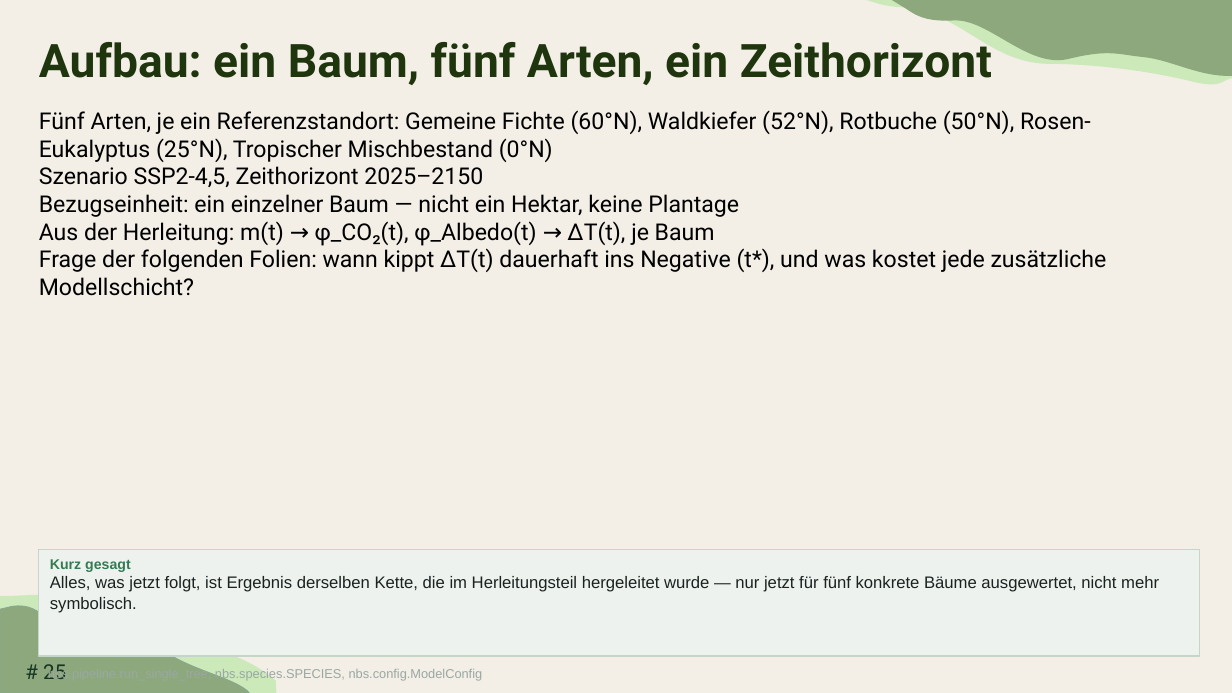
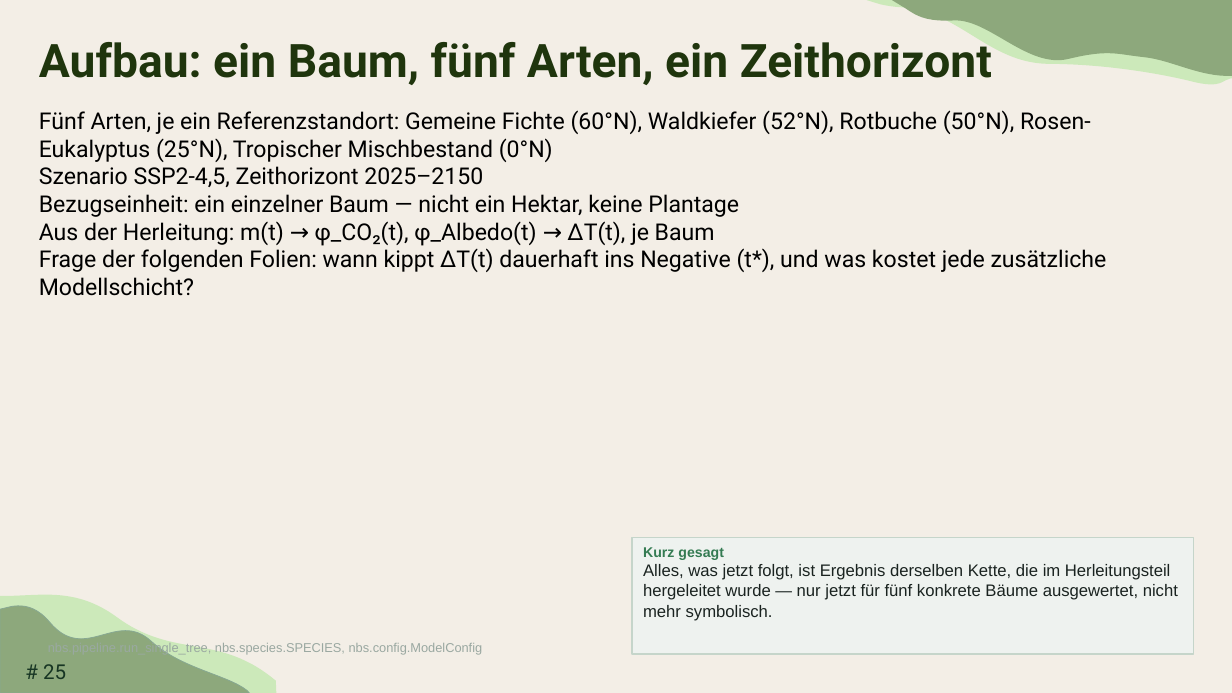
Before and after one commit to TimoDiepers/woodway, a slide deck: slide 25 of docs/slides/dissvortrag.pptx. Drawn at 1232x693 pixels with LibreOffice and Linux fonts; fonts in the diff are those of the drawing. Boxes give left, top, right and bottom in pixels: in the first picture for what was removed or moved away, otherwise in the second. Text is boxed around its words. In the diff, an @@ line names an element or a change of style, - is before the commit and + after.

```diff
--- a/docs/slides/dissvortrag.pptx
+++ b/docs/slides/dissvortrag.pptx
@@ rectangle "Kurz gesagt": place and size @@
-rectangle "Kurz gesagt" at (39,550,1200,656)
+rectangle "Kurz gesagt" at (632,538,1194,654)
@@ text "nbs.pipeline.run_single_tree, nbs.species.SPECIES, nbs.confi ...": place and size @@
-text "nbs.pipeline.run_single_tree, nbs.species.SPECIES, nbs.confi ..." at (48,668,483,681)
+text "nbs.pipeline.run_single_tree, nbs.species.SPECIES, nbs.confi ..." at (48,642,483,655)
```
Also in this commit, not shown: 6 other slides changed.
